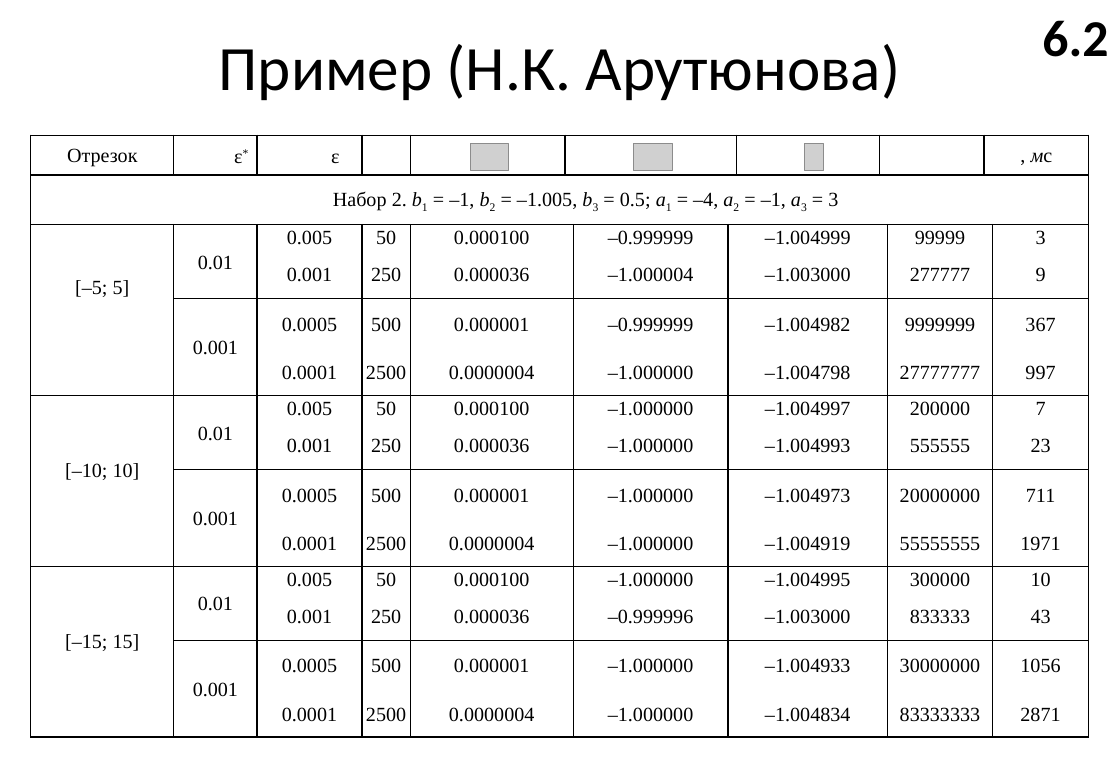
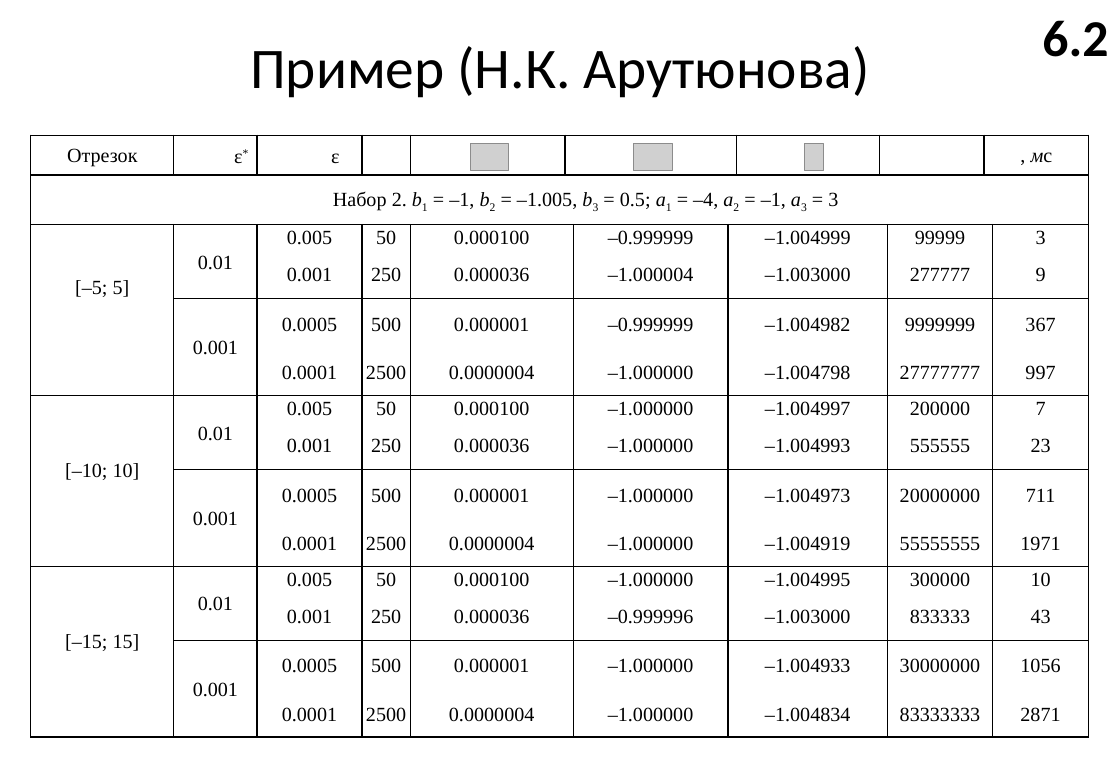
Before and after one commit to EgoPingvina/LipshMinimization, a slide deck: slide 7 of Documentation/Done/Презентация Бирюков 4412.pptx. Drawn at 1120x775 pixels with LibreOffice and Linux fonts; fonts in the diff are those of the drawing; grey boxes stand for pictures; background and template pictures are left out. Boxes give left, top, right and bottom in pixels: in the first picture for what was removed or moved away, otherwise in the second. Text is boxed around its words. In the diff, an @@ line names an element or a change of style, - is before the commit and + after.

```diff
--- a/Documentation/Done/Презентация Бирюков 4412.pptx
+++ b/Documentation/Done/Презентация Бирюков 4412.pptx
@@ title "Пример (Н.К. Арутюнова)" at (x1=250, y1=46, x2=870, y2=98): size 44 to 40 pt @@
```
Also in this commit, not shown: 6 other slides changed.
